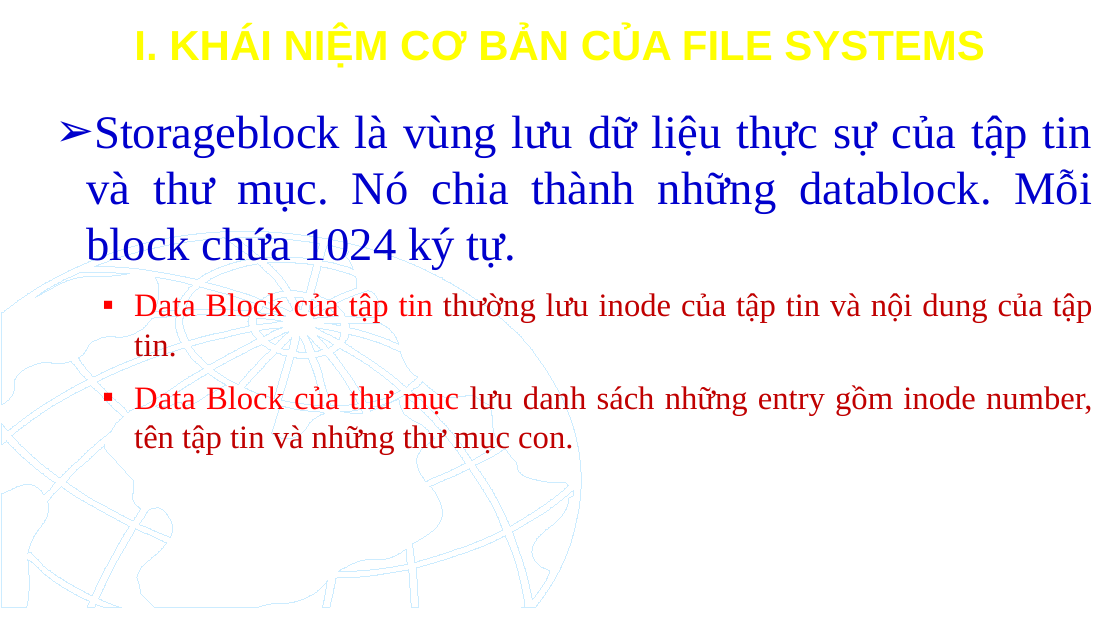
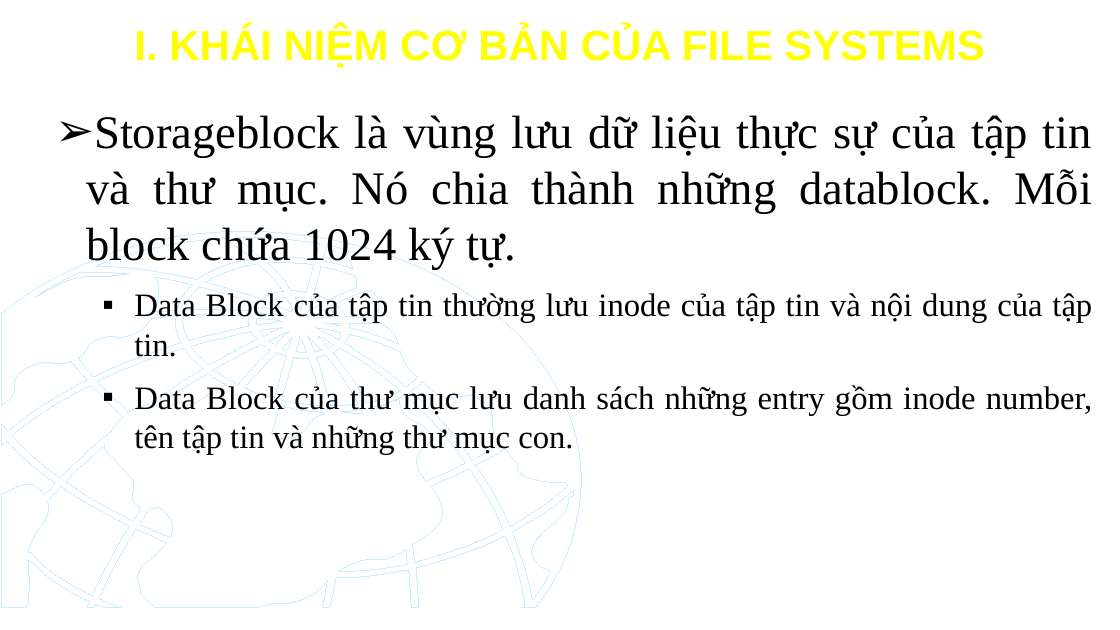
Before and after one commit to TikTzuki/SGU-Project, a slide deck: slide 8 of Open Source OS/CHƯƠNG 4.pptx. Drawn at 1120x630 pixels with LibreOffice and Linux fonts; fonts in the diff are those of the drawing; background and template pictures are left out. Boxes give left, top, right and bottom in pixels: in the first picture for what was removed or moved away, otherwise in the second. Text is boxed around its words. In the diff, an @@ line names an element or a change of style, - is before the commit and + after.

```diff
--- a/Open Source OS/CHƯƠNG 4.pptx
+++ b/Open Source OS/CHƯƠNG 4.pptx
@@ text "Storageblock là vùng lưu dữ ..." at box(87, 115, 1093, 454): text colour #0000CC to #000000 in "Storageblock là vùng lưu dữ liệu thực ..."; text colour #FF0000 to #000000 in "Data Block của tập tin", "Data Block của thư mục"; text colour #C00000 to #000000 in "thường lưu inode của tập tin và ...", "lưu danh sách những entry gồm inode ..." @@
```
Also in this commit, not shown: 38 other slides changed, 11 other files.
